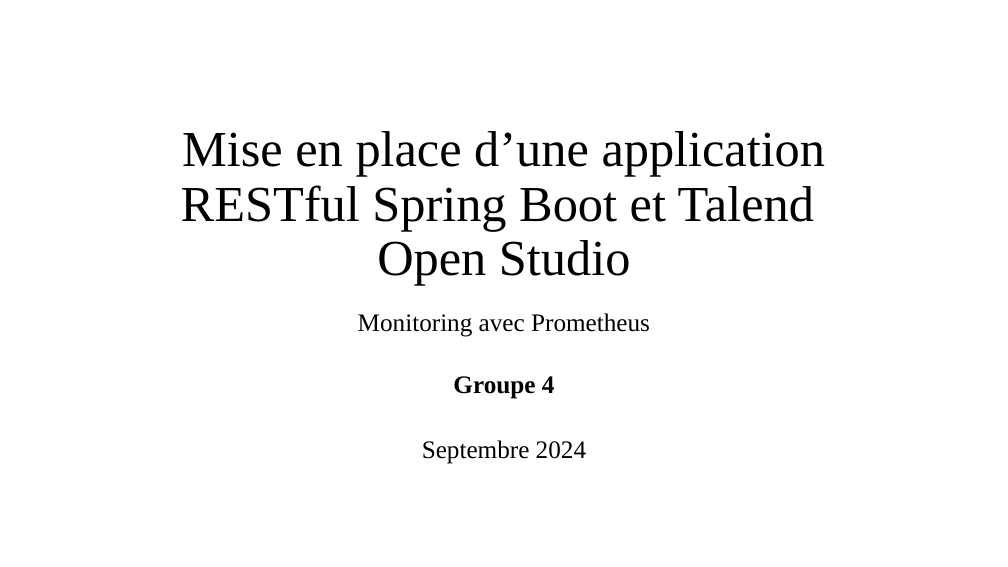
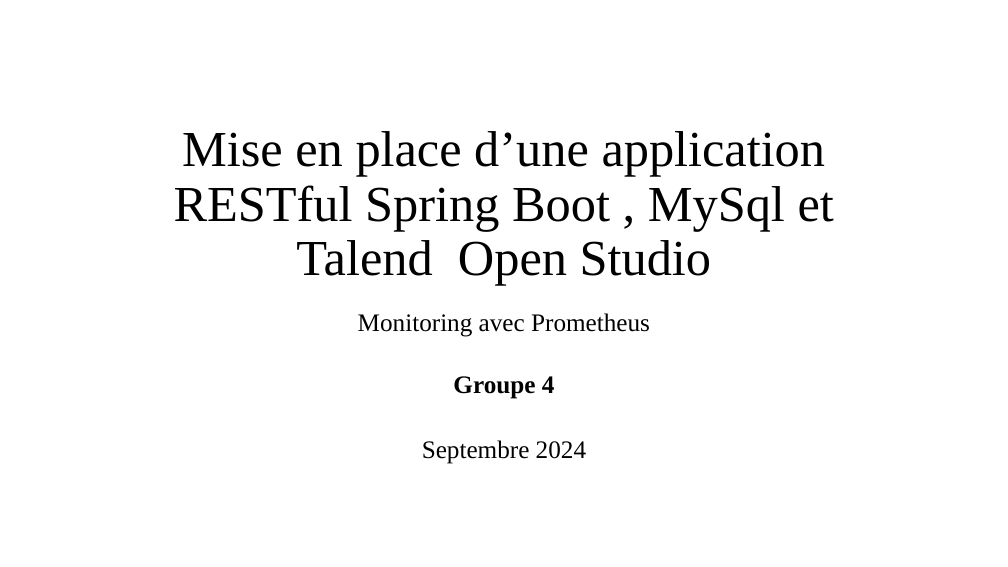
Before and after one commit to Issouftraore/projet-developpement-a-base-de-composant, a slide deck: slide 1 of Mise en place d’une application RESTful Spring Boot.pptx. Drawn at 1008x567 pixels with LibreOffice and Linux fonts; fonts in the diff are those of the drawing. Boxes give left, top, right and bottom in pixels: in the first picture for what was removed or moved away, otherwise in the second. Text is boxed around its words. In the diff, an @@ line names an element or a change of style, - is before the commit and + after.

```diff
--- a/Mise en place d’une application RESTful Spring Boot.pptx
+++ b/Mise en place d’une application RESTful Spring Boot.pptx
@@ title at [174,131,834,286]: text changed @@
-Mise en place d’une application RESTful Spring Boot et Talend Open Studio
+Mise en place d’une application RESTful Spring Boot , MySql et Talend Open Studio
```
Also in this commit, not shown: 3 other slides changed, 1 other file.
